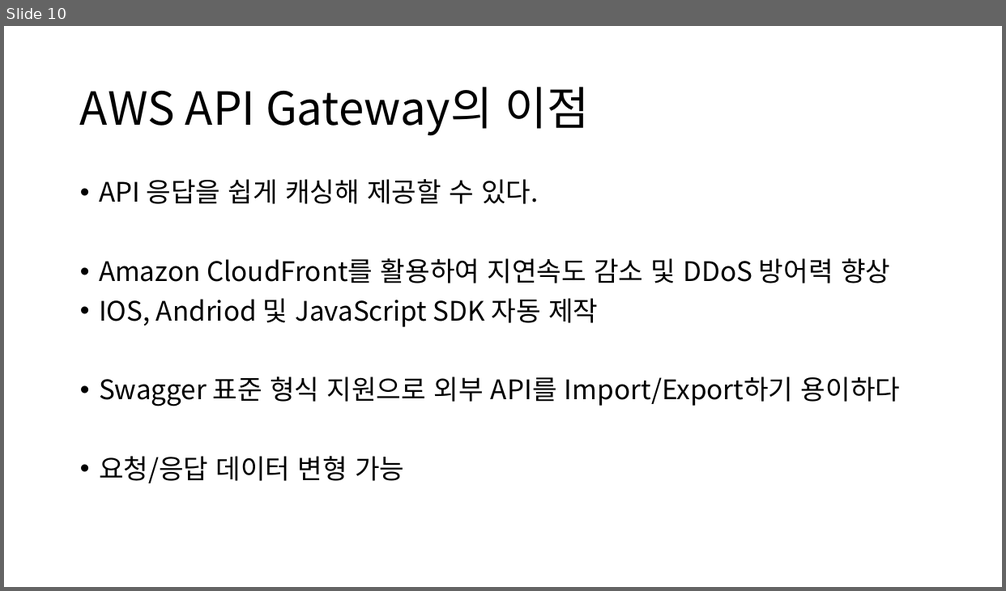
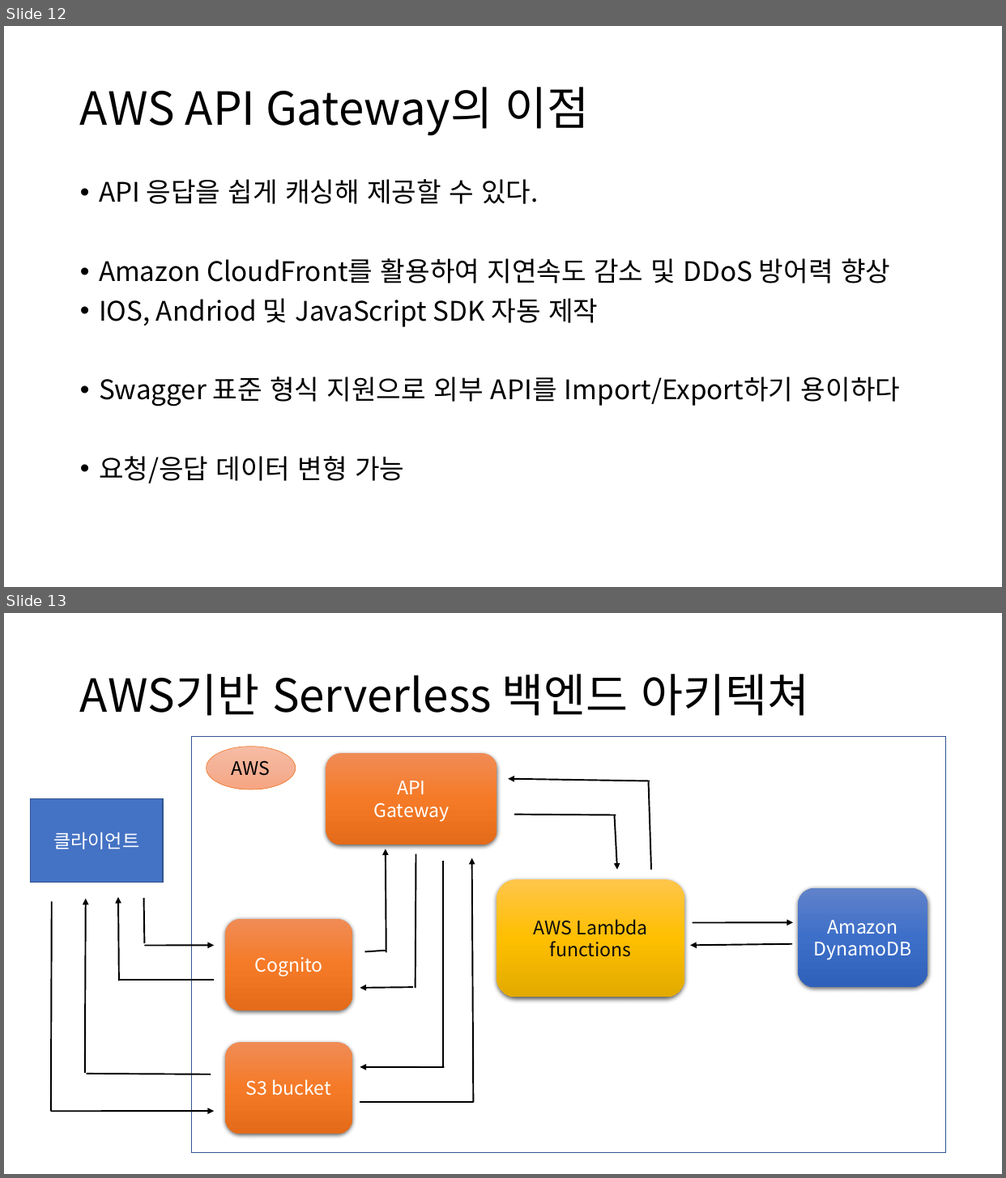
Before and after one commit to popuyaha/mlog-serverless-stack-test, a slide deck: AWS기반 Serverless 아키텍쳐.pptx. Shown one above the other, each under a label of ours: slide 10 before the commit, slides 12 and 13 after it. The pictures are 1006x591 and 1006x1178 pixels, drawn with LibreOffice and Linux fonts; fonts in the diff are those of the drawing. Boxes give left, top, right and bottom in pixels: in the first picture for what was removed or moved away, otherwise in the second. Text is boxed around its words. In the diff, an @@ line names an element or a change of style, - is before the commit and + after.

```diff
--- a/AWS기반 Serverless 아키텍쳐.pptx
+++ b/AWS기반 Serverless 아키텍쳐.pptx
@@ slide 13 added at (4,613,1002,1174), background #FFFFFF @@
@@ title added at (80,674,810,716), 44 pt, text #000000 @@
+AWS기반 Serverless 백엔드 아키텍쳐
@@ rectangle added at (192,736,947,1153), fill #FFFFFF, outline #325491 1 pt @@
@@ ellipse added at (206,747,296,790), fill gradient #F7BDA5 to #F5B196 to #F8A582, outline #ED7D31 0.5 pt, 18 pt, text #000000 @@
+AWS
@@ rounded rectangle added at (326,753,496,845), fill gradient #F18C57 to #F67B28 to #E56C19, 18 pt, text #FFFFFF @@
+API
+Gateway
@@ arrow added from (650, 781) to (508, 779), #000000 1.5 pt @@
@@ line added from (649, 782) to (651, 870), #000000 1.5 pt @@
@@ rectangle added at (30,798,163,883), fill #4472C4, outline #325491 1 pt, 18 pt, text #FFFFFF @@
+클라이언트
@@ line added from (514, 815) to (616, 815), #000000 1.5 pt @@
@@ arrow added from (614, 815) to (617, 870), #000000 1.5 pt @@
@@ arrow added from (386, 953) to (386, 849), #000000 1.5 pt @@
@@ line added from (415, 988) to (415, 854), #000000 1.5 pt @@
@@ line added from (443, 1067) to (443, 862), #000000 1.5 pt @@
@@ arrow added from (473, 1103) to (472, 858), #000000 1.5 pt @@
@@ rounded rectangle added at (496,879,684,997), fill gradient #FFC64B to #FFC000 to #E3AB00, 18 pt, text #0D0D0D @@
+AWS Lambda functions
@@ line added from (52, 902) to (51, 1112), #000000 1.5 pt @@
@@ arrow added from (85, 1073) to (86, 899), #000000 1.5 pt @@
@@ arrow added from (119, 982) to (118, 897), #000000 1.5 pt @@
@@ line added from (145, 943) to (144, 898), #000000 1.5 pt @@
@@ rounded rectangle added at (799,888,928,988), fill gradient #6183CB to #3E70CA to #3062BB, 18 pt, text #FFFFFF @@
+Amazon DynamoDB
@@ rounded rectangle added at (226,919,353,1012), fill gradient #F18C57 to #F67B28 to #E56C19, 18 pt, text #FFFFFF @@
+Cognito
@@ arrow added from (692, 923) to (793, 923), #000000 1.5 pt @@
@@ arrow added from (145, 945) to (214, 945), #000000 1.5 pt @@
@@ line added from (364, 952) to (386, 951), #000000 1.5 pt @@
@@ arrow added from (792, 944) to (691, 945), #000000 1.5 pt @@
@@ line added from (119, 981) to (214, 981), #000000 1.5 pt @@
@@ arrow added from (414, 987) to (360, 988), #000000 1.5 pt @@
@@ rounded rectangle added at (226,1043,353,1135), fill gradient #F18C57 to #F67B28 to #E56C19, 18 pt, text #FFFFFF @@
+S3 bucket
@@ line added from (87, 1074) to (211, 1075), #000000 1.5 pt @@
@@ arrow added from (444, 1067) to (360, 1067), #000000 1.5 pt @@
@@ arrow added from (51, 1112) to (214, 1112), #000000 1.5 pt @@
@@ line added from (360, 1102) to (473, 1102), #000000 1.5 pt @@
@@ what was slide 10 is now slide 12 @@
```
Also in this commit, not shown: 2 slides changed, 3 other slides added, 2 slides removed, 19 other files.
